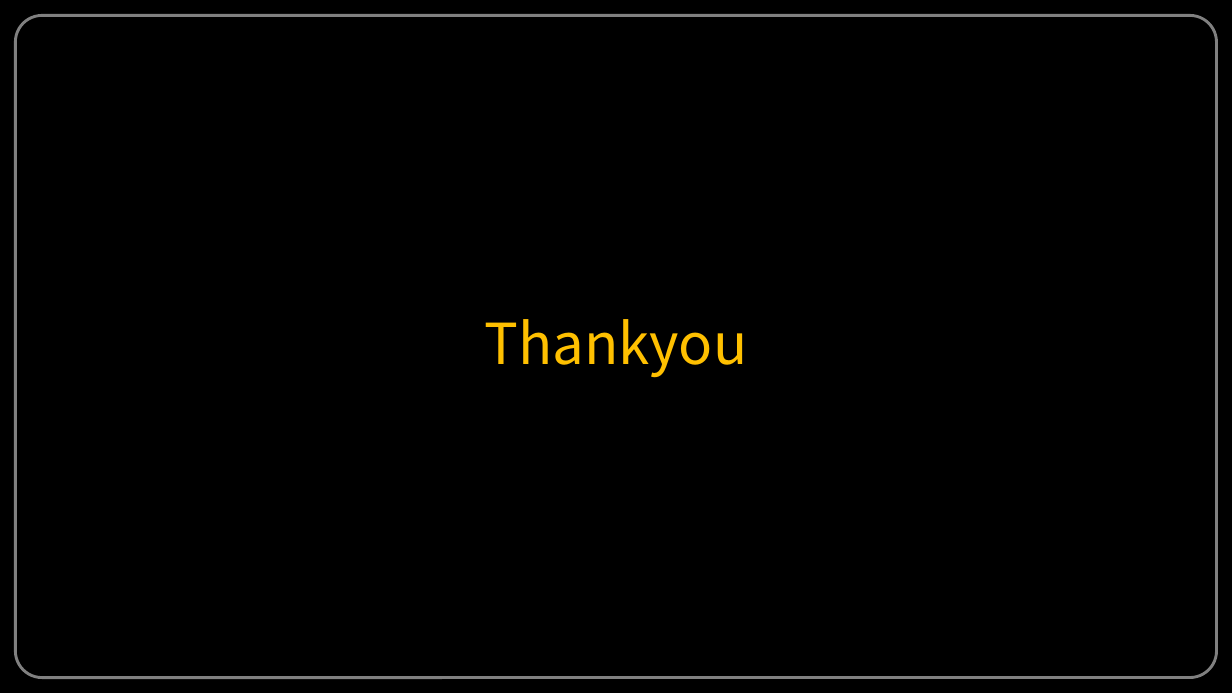
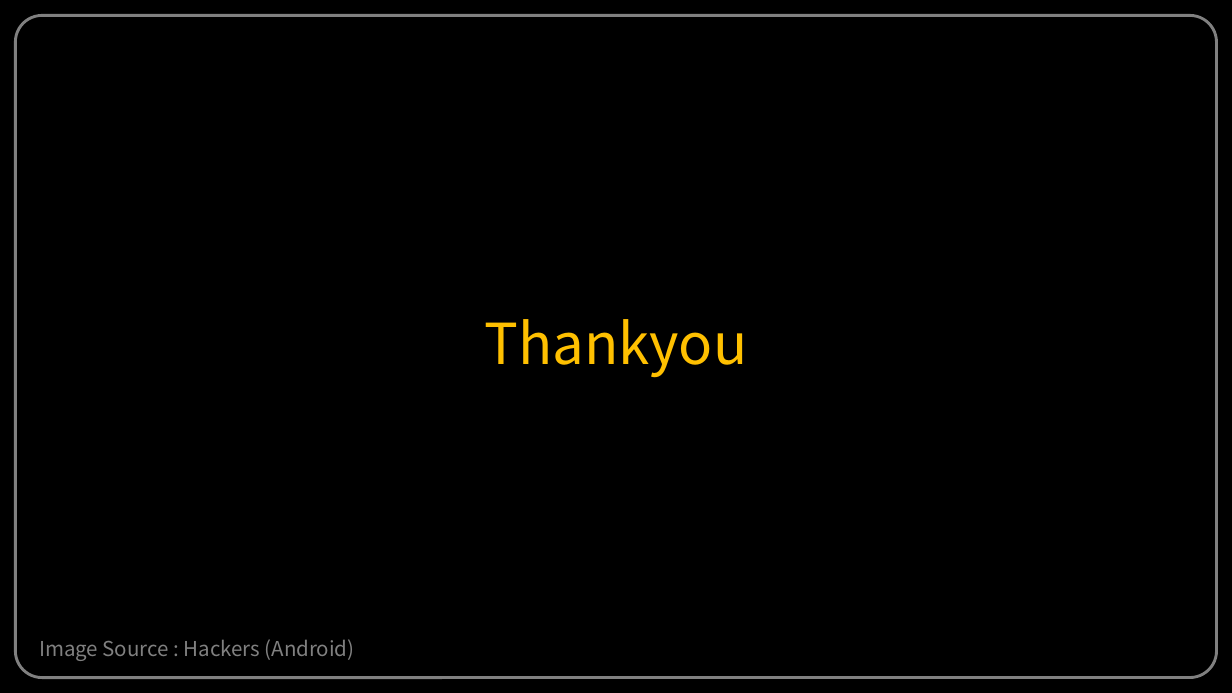
Before and after one commit to GoldBigDragon/BoB9_Homework, a slide deck: slide 14 of Niko_Cloud Breach_0114까지/Cloud Breach_PDF.pptx. Drawn at 1232x693 pixels with LibreOffice and Linux fonts; fonts in the diff are those of the drawing. Boxes give left, top, right and bottom in pixels: in the first picture for what was removed or moved away, otherwise in the second. Text is boxed around its words. In the diff, an @@ line names an element or a change of style, - is before the commit and + after.

Commit message:
Update [Niko_Cloud Breach]
Added
+ Added : Image Source
+ Added : 'Just example' mark

```diff
--- a/Niko_Cloud Breach_0114까지/Cloud Breach_PDF.pptx
+++ b/Niko_Cloud Breach_0114까지/Cloud Breach_PDF.pptx
@@ text added at [39,639,355,661], 16 pt, text #808080 @@
+Image Source : Hackers (Android)
```
Also in this commit, not shown: 4 other slides changed, 2 other files.
